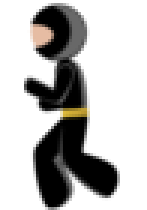
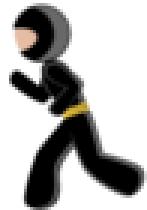
Before/after of a 147 × 210 layered artwork. What changed in the layer stack:
hid group "jump" (12 layers) over [9, 3, 147, 210]
hid group "JLeft" (5 layers) over [9, 3, 132, 210]
showed group "Walk" (32 layers) over [9, 3, 147, 210]
added group "leftcopy" with 10 layers in group "Walk" over [9, 3, 147, 210]
added layer "6 #2" in group "leftcopy" over [9, 3, 147, 210]
